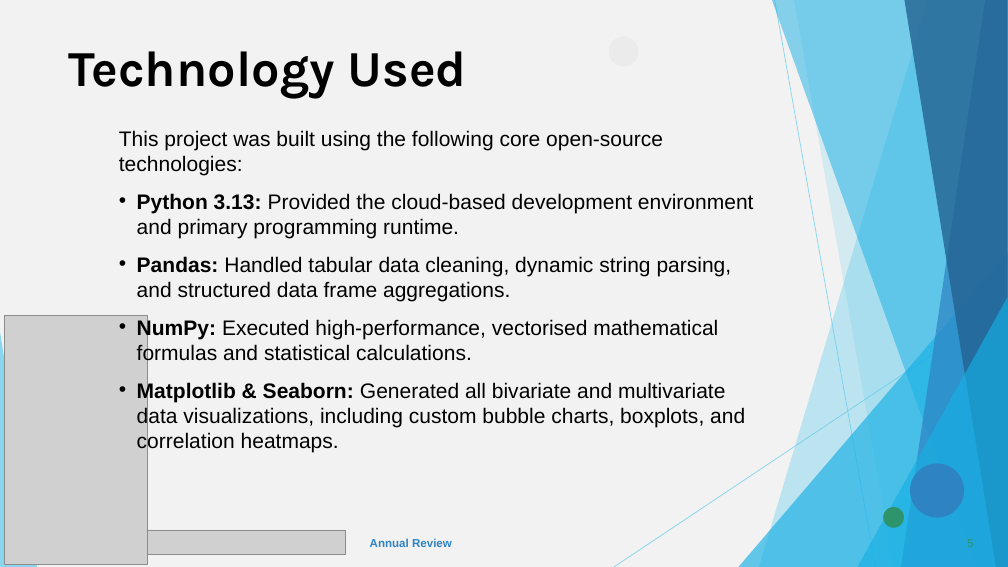
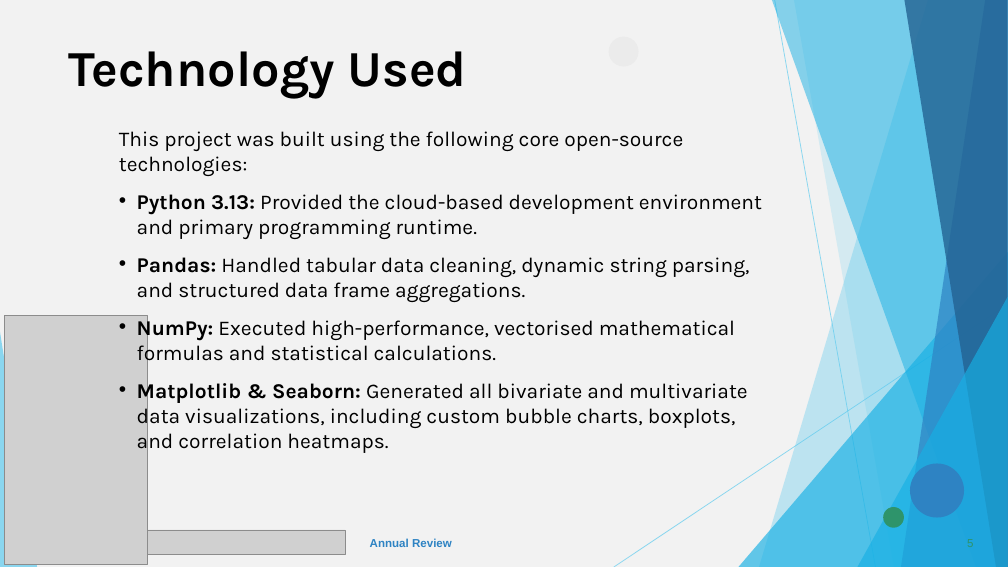
Before and after one commit to DesmondKarakara/Devdipro_Bhaduri-VOIS-AICTE-Major-Project-Seasonal-Agriculture-Performance-Analysis, a slide deck: slide 5 of VOIS_Major_Project_PPT_Submission_Devdipro.ppt. Drawn at 1008x567 pixels with LibreOffice and Linux fonts; fonts in the diff are those of the drawing; grey boxes stand for pictures. Boxes give left, top, right and bottom in pixels: in the first picture for what was removed or moved away, otherwise in the second. Text is boxed around its words. In the diff, an @@ line names an element or a change of style, - is before the commit and + after.

```diff
--- a/VOIS_Major_Project_PPT_Submission_Devdipro.ppt
+++ b/VOIS_Major_Project_PPT_Submission_Devdipro.ppt
@@ text "This project was built using ..." at [119,131,762,454]: font Arial to Karla @@
```
Also in this commit, not shown: 4 other slides changed.
